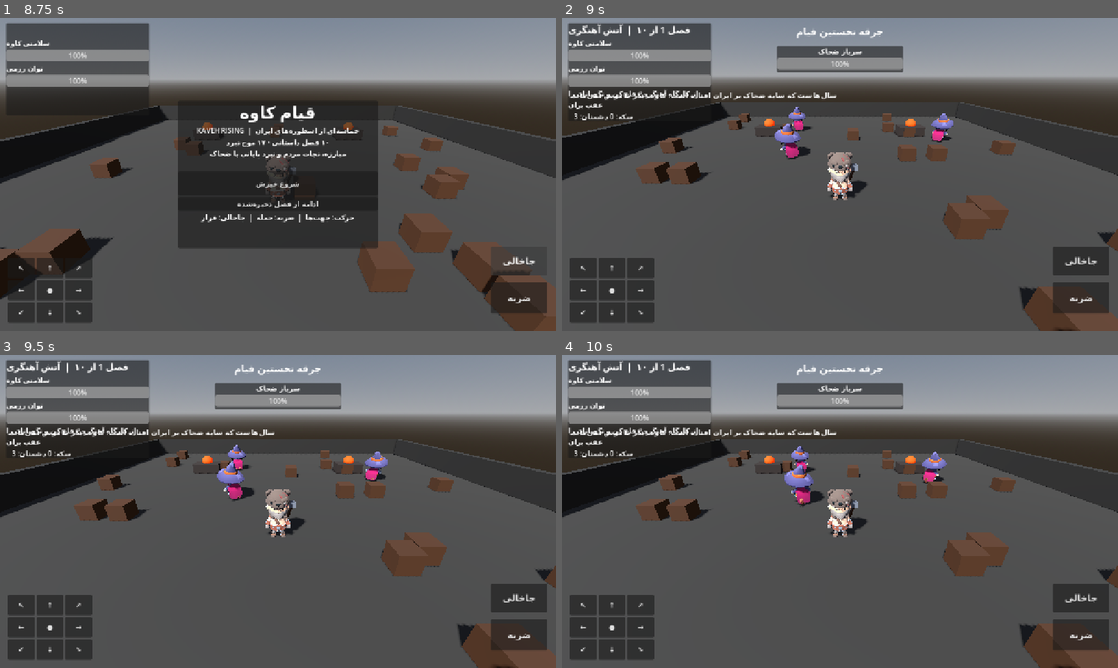
Above: before the commit, frames 1-4 (two rows, left to right).
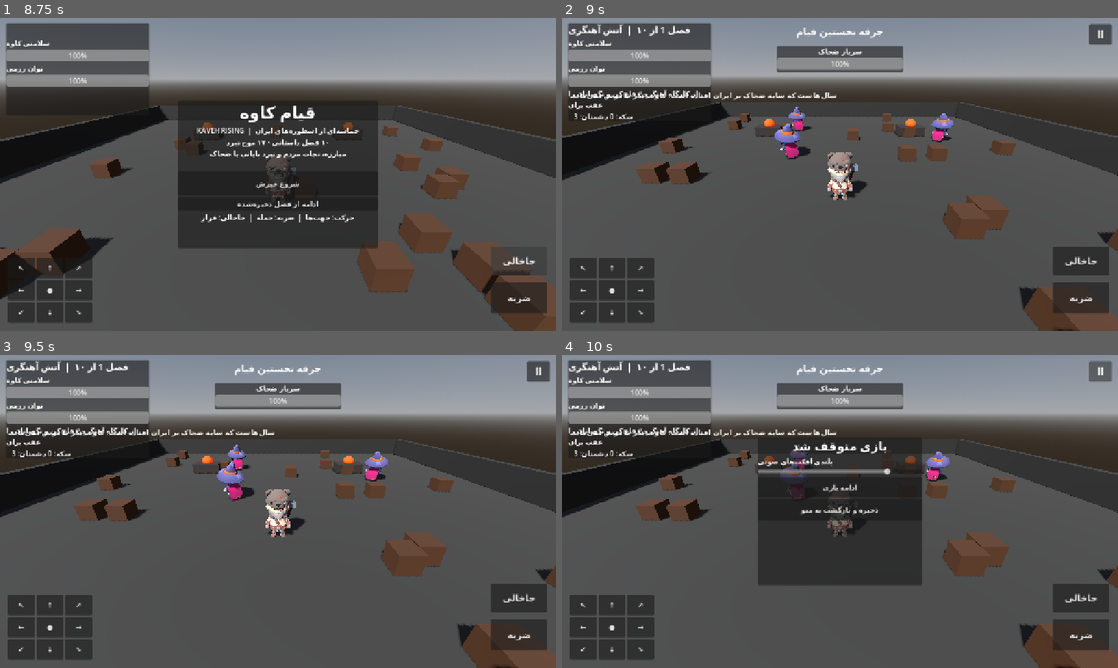
Above: after the commit, the same moments.

Repository: iman2pyman/Kaveh-Rising
Game: Godot game, scene res://Main.tscn
The game is run twice, just before and just after one commit, with the same random seed, the same clock (stepped at 60 frames per second) and the same inputs.
Inputs (mouse positions are in pixels of both pictures, inside the frame that each line leads up to):
- Up to frame 1 (8.75 s): click "↖" at 0.5 s; click "↑" at 1.25 s; click "↗" at 2 s; click "←" at 2.75 s; click "●" at 3.5 s; click "→" at 4.25 s; click "↙" at 5 s; click "↓" at 5.75 s; click "↘" at 6.5 s; click "ضربه" at 7.25 s; click "جاخالی" at 8 s
- Up to frame 2 (9 s): click "شروع خیزش" at 8.75 s
- Up to frame 3 (9.5 s): no input
- Up to frame 4 (10 s): click (1101, 370) at 9.5 s, where only the run after the commit has a clickable "Ⅱ"

Frame 1 is identical in both runs. In frame 2, 0.3% of the frame differs, in the area x 94-99%, y 1-9%; in frame 3, 0.3%; in frame 4, 12%, in the area x 35-99%, y 1-74%.

Commit message:
Add pause menu, save-on-pause and adjustable sound-effects volume

Diff:
--- a/GodotProject/scripts/game.gd
+++ b/GodotProject/scripts/game.gd
@@ -22,6 +22,9 @@
 var sfx_streams: Dictionary = {}
 var sfx_pool: Array[AudioStreamPlayer] = []
 var sfx_cursor := 0
+var sfx_volume := 0.8
+var pause_button: Button
+var pause_panel: PanelContainer
 var animation_library_cache: Dictionary = {}
 var footstep_clock := 0.0
 var active := false
@@ -114,7 +117,7 @@
 	}
 	for i in range(4):
 		var player_sfx := AudioStreamPlayer.new()
-		player_sfx.volume_db = -5.0
+		player_sfx.volume_db = linear_to_db(maxf(0.001,sfx_volume))
 		add_child(player_sfx)
 		sfx_pool.append(player_sfx)
 
@@ -571,6 +574,16 @@
 	interact_button = _control_button("آزادسازی",Vector2(-150,-270),Vector2(130,60))
 	interact_button.pressed.connect(_interact)
 	interact_button.hide()
+	pause_button = Button.new()
+	pause_button.text = "Ⅱ"
+	pause_button.tooltip_text = "توقف بازی"
+	pause_button.set_anchors_preset(Control.PRESET_TOP_RIGHT)
+	pause_button.position = Vector2(-66,14)
+	pause_button.size = Vector2(52,48)
+	pause_button.add_theme_font_size_override("font_size",24)
+	pause_button.pressed.connect(_toggle_pause)
+	hud.add_child(pause_button)
+	pause_button.hide()
 
 func _control_button(caption: String, pos: Vector2, size: Vector2) -> Button:
 	var b := Button.new()
@@ -649,6 +662,7 @@
 	story.text = str(data.story)
 	_show_message(str(data.subtitle))
 	interact_button.visible = chapter == 3 or chapter == 4
+	pause_button.show()
 	_spawn_wave()
 
 func _spawn_wave() -> void:
@@ -1042,6 +1056,7 @@
 func _finish(won: bool) -> void:
 	ended = true
 	active = false
+	pause_button.hide()
 	var title := "آزادی ایران!" if won else "کاوه زخمی شد"
 	var body := "ضحاک شکست خورد و درفش کاویانی برافراشته شد.\nدشمنان شکست‌خورده: %d" % defeated if won else "این نبرد پایان راه نیست. دوباره برخیز و قیام را ادامه بده."
 	_dialog(title,body,"بازگشت به آغاز",func():
@@ -1152,6 +1167,62 @@
 	message.text = text_value
 	message_cd = 2.7
 
+func _toggle_pause() -> void:
+	if not active or ended:
+		return
+	if get_tree().paused:
+		get_tree().paused = false
+		if is_instance_valid(pause_panel):
+			pause_panel.queue_free()
+		pause_panel = null
+		return
+	_save(chapter)
+	get_tree().paused = true
+	pause_panel = PanelContainer.new()
+	pause_panel.set_anchors_preset(Control.PRESET_CENTER)
+	pause_panel.position = Vector2(-190,-170)
+	pause_panel.custom_minimum_size = Vector2(380,340)
+	hud.add_child(pause_panel)
+	var box := VBoxContainer.new()
+	pause_panel.add_child(box)
+	var title := Label.new()
+	title.text = "بازی متوقف شد"
+	title.horizontal_alignment = HORIZONTAL_ALIGNMENT_CENTER
+	title.add_theme_font_size_override("font_size",28)
+	box.add_child(title)
+	var volume_label := Label.new()
+	volume_label.text = "بلندی افکت‌های صوتی"
+	box.add_child(volume_label)
+	var volume := HSlider.new()
+	volume.min_value = 0.0
+	volume.max_value = 1.0
+	volume.step = 0.05
+	volume.value = sfx_volume
+	volume.value_changed.connect(_set_sfx_volume)
+	box.add_child(volume)
+	var resume := Button.new()
+	resume.text = "ادامه بازی"
+	resume.custom_minimum_size.y = 48
+	resume.pressed.connect(_toggle_pause)
+	box.add_child(resume)
+	var menu := Button.new()
+	menu.text = "ذخیره و بازگشت به منو"
+	menu.custom_minimum_size.y = 48
+	menu.pressed.connect(func():
+		get_tree().paused = false
+		pause_panel.queue_free()
+		pause_panel = null
+		active = false
+		_show_title()
+	)
+	box.add_child(menu)
+
+func _set_sfx_volume(value: float) -> void:
+	sfx_volume = clampf(value,0.0,1.0)
+	for player_sfx in sfx_pool:
+		player_sfx.volume_db = linear_to_db(maxf(0.001,sfx_volume))
+	_save(chapter)
+
 func _save(next_chapter: int) -> void:
 	saved_chapter = clampi(next_chapter,0,Chapters.chapter_count()-1)
 	var cfg := ConfigFile.new()
@@ -1164,6 +1235,7 @@
 	if cfg.load("user://progress.cfg") == OK:
 		saved_chapter = clampi(int(cfg.get_value("campaign","chapter",0)),0,Chapters.chapter_count()-1)
 		coins = int(cfg.get_value("campaign","coins",0))
+		sfx_volume = clampf(float(cfg.get_value("settings","sfx_volume",0.8)),0.0,1.0)
 
 func _clear_enemies() -> void:
 	for enemy in enemies:
